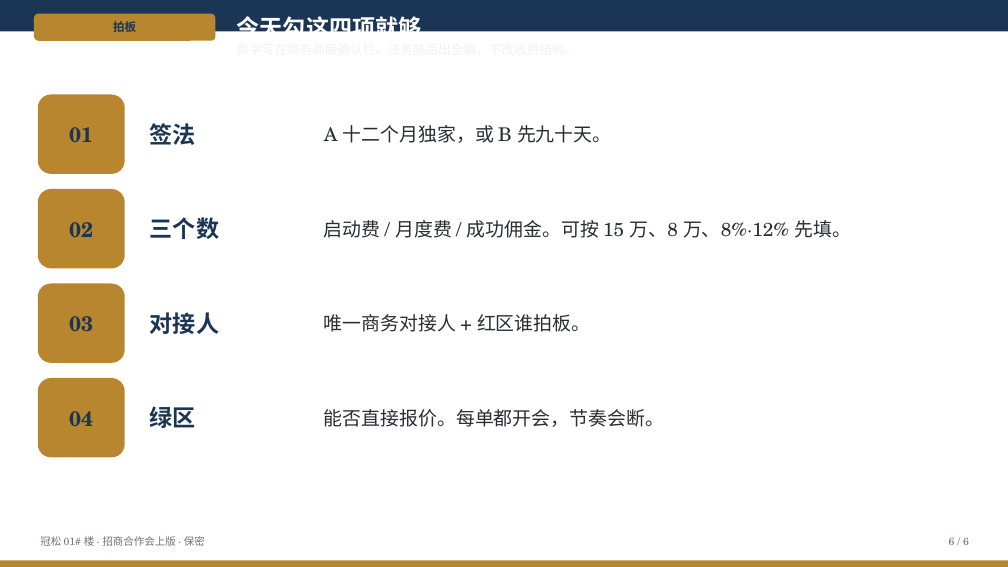
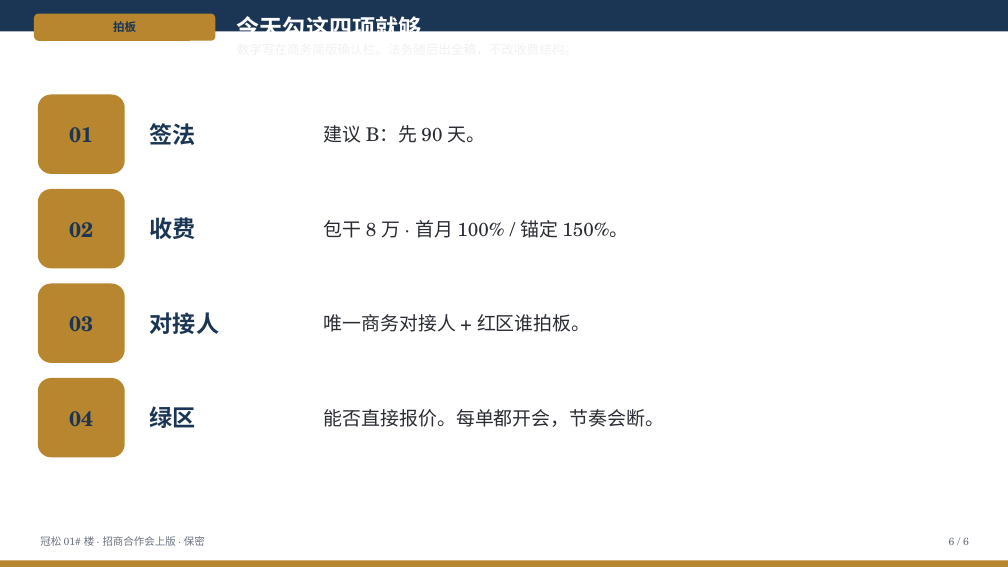
Before and after one commit to hujigang2010-maker/AIDEN, a slide deck: slide 6 of docs/advisory/deck/冠松01楼-招商合作-会上版.pptx. Drawn at 1008x567 pixels with LibreOffice and Linux fonts; fonts in the diff are those of the drawing. Boxes give left, top, right and bottom in pixels: in the first picture for what was removed or moved away, otherwise in the second. Text is boxed around its words. In the diff, an @@ line names an element or a change of style, - is before the commit and + after.

```diff
--- a/docs/advisory/deck/冠松01楼-招商合作-会上版.pptx
+++ b/docs/advisory/deck/冠松01楼-招商合作-会上版.pptx
@@ text at (324, 125, 486, 143): text changed @@
-A 十二个月独家，或 B 先九十天。
+建议 B：先 90 天。
@@ text at (150, 217, 196, 239): text changed @@
-三个数
+收费
@@ text at (324, 220, 628, 238): text changed @@
-启动费 / 月度费 / 成功佣金。可按 15 万、8 万、8%·12% 先填。
+包干 8 万 · 首月 100% / 锚定 150%。
```
Also in this commit, not shown: 3 other slides changed, 1 slide added, 1 slide removed, 11 other files.
